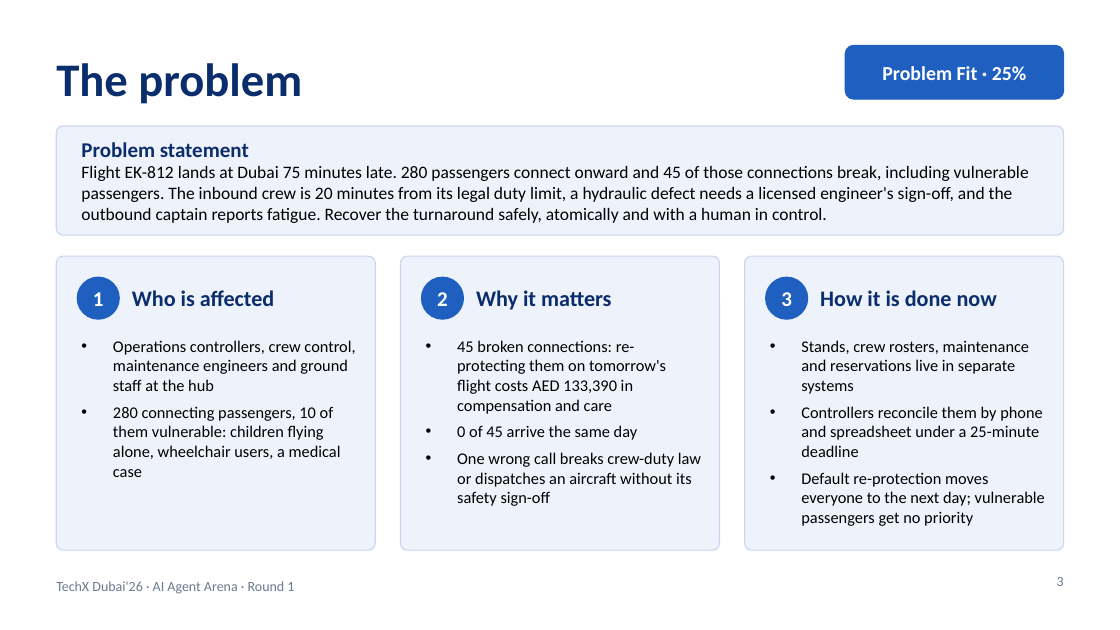
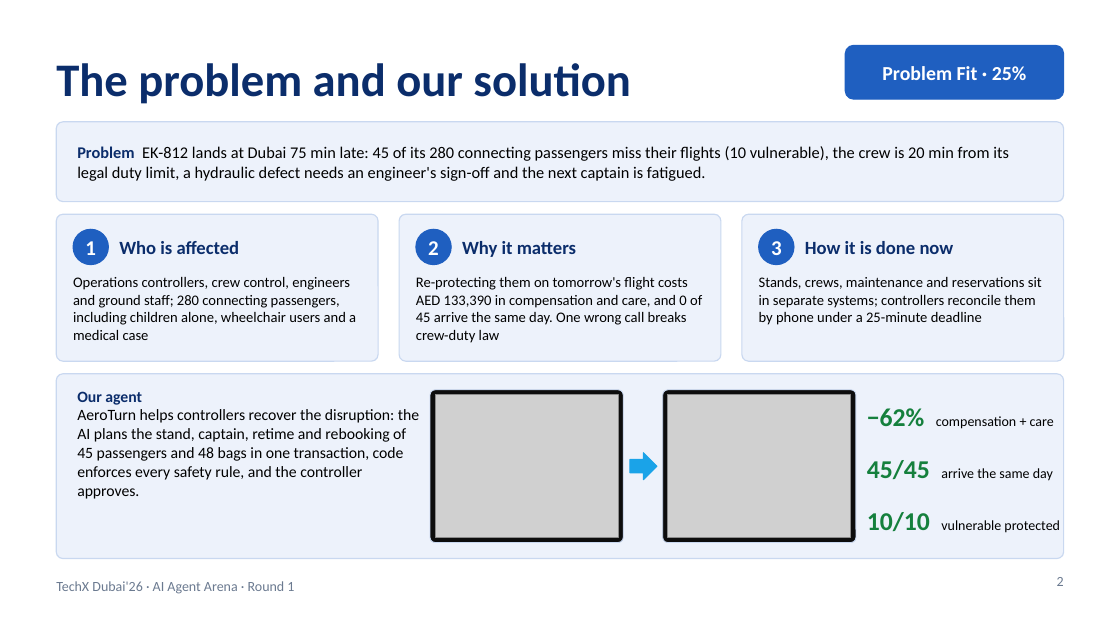
Before and after one commit to RithikhC/EagleX, a slide deck: slide 2 of docs/EagleX_Round1_Submission.pptx (slide 3 before the commit). Drawn at 1120x630 pixels with LibreOffice and Linux fonts; fonts in the diff are those of the drawing; grey boxes stand for pictures. Boxes give left, top, right and bottom in pixels: in the first picture for what was removed or moved away, otherwise in the second. Text is boxed around its words. In the diff, an @@ line names an element or a change of style, - is before the commit and + after.

```diff
--- a/docs/EagleX_Round1_Submission.pptx
+++ b/docs/EagleX_Round1_Submission.pptx
@@ title at (x1=56, y1=63, x2=630, y2=104): text changed @@
-The problem
+The problem and our solution
@@ rounded rectangle resized from (x1=56, y1=126, x2=1064, y2=235) to (x1=56, y1=122, x2=1064, y2=202) @@
@@ text at (x1=77, y1=146, x2=1009, y2=181): text changed; size 15 to 14 pt @@
-Problem statement
-Flight EK-812 lands at Dubai 75 minutes late. 280 passengers connect onward and 45 of those connections break, including vulnerable passengers. The inbound crew is 20 minutes from its legal duty limit, a hydraulic defect needs a licensed engineer's sign-off, and the outbound captain reports fatigue. Recover the turnaround safely, atomically and with a human in control.
+Problem EK-812 lands at Dubai 75 min late: 45 of its 280 connecting passengers miss their flights (10 vulnerable), the crew is 20 min from its legal duty limit, a hydraulic defect needs an engineer's sign-off and the next captain is fatigued.
@@ text "Problem EK-812 lands at Dubai ..." at (x1=77, y1=146, x2=1009, y2=181): vertical alignment top to middle @@
@@ rounded rectangle resized from (x1=56, y1=256, x2=376, y2=550) to (x1=56, y1=214, x2=378, y2=361) @@
@@ text "1" moved from (x1=93, y1=292, x2=104, y2=306) to (x1=85, y1=241, x2=96, y2=255) @@
@@ ellipse resized from (x1=77, y1=277, x2=119, y2=319) to (x1=73, y1=229, x2=108, y2=265) @@
@@ text "Who is affected" moved from (x1=132, y1=290, x2=274, y2=306) to (x1=119, y1=241, x2=240, y2=254) @@
@@ rounded rectangle resized from (x1=401, y1=256, x2=720, y2=550) to (x1=399, y1=214, x2=721, y2=361) @@
@@ text "2" moved from (x1=437, y1=292, x2=448, y2=306) to (x1=428, y1=241, x2=439, y2=255) @@
@@ ellipse resized from (x1=422, y1=277, x2=464, y2=319) to (x1=416, y1=229, x2=451, y2=265) @@
@@ text "Why it matters" moved from (x1=476, y1=290, x2=611, y2=310) to (x1=462, y1=241, x2=576, y2=257) @@
@@ proportions changed in 4 elements at (x1=56, y1=122, x2=1064, y2=202), (x1=56, y1=214, x2=378, y2=361), (x1=399, y1=214, x2=721, y2=361), (x1=742, y1=214, x2=1064, y2=361) @@
@@ rounded rectangle resized from (x1=745, y1=256, x2=1065, y2=550) to (x1=742, y1=214, x2=1064, y2=361) @@
@@ text "3" moved from (x1=781, y1=292, x2=792, y2=306) to (x1=771, y1=241, x2=782, y2=255) @@
@@ ellipse resized from (x1=766, y1=277, x2=808, y2=319) to (x1=759, y1=229, x2=794, y2=265) @@
@@ size 19 to 16 pt in 3 elements at (x1=119, y1=241, x2=240, y2=254), (x1=462, y1=241, x2=576, y2=257), (x1=805, y1=241, x2=954, y2=254) @@
@@ text "How it is done now" moved from (x1=820, y1=290, x2=997, y2=306) to (x1=805, y1=241, x2=954, y2=254) @@
@@ text at (x1=73, y1=277, x2=356, y2=340): text changed; size 14 to 12.5 pt @@
-• Operations controllers, crew control, maintenance engineers and ground staff at the hub
-• 280 connecting passengers, 10 of them vulnerable: children flying alone, wheelchair users, a medical case
+Operations controllers, crew control, engineers and ground staff; 280 connecting passengers, including children alone, wheelchair users and a medical case
@@ text at (x1=416, y1=277, x2=702, y2=343): text changed; size 14 to 12.5 pt @@
-• 45 broken connections: re-protecting them on tomorrow's flight costs AED 133,390 in compensation and care
-• 0 of 45 arrive the same day
-• One wrong call breaks crew-duty law or dispatches an aircraft without its safety sign-off
+Re-protecting them on tomorrow's flight costs AED 133,390 in compensation and care, and 0 of 45 arrive the same day. One wrong call breaks crew-duty law
@@ text at (x1=759, y1=277, x2=1042, y2=325): text changed; size 14 to 12.5 pt @@
-• Stands, crew rosters, maintenance and reservations live in separate systems
-• Controllers reconcile them by phone and spreadsheet under a 25-minute deadline
-• Default re-protection moves everyone to the next day; vulnerable passengers get no priority
+Stands, crews, maintenance and reservations sit in separate systems; controllers reconcile them by phone under a 25-minute deadline
@@ rounded rectangle added at (x1=56, y1=374, x2=1064, y2=559), fill #EDF2FB, outline #C9D8F0 1 pt @@
@@ text added at (x1=77, y1=391, x2=419, y2=499), 13.5 pt, text #000000 @@
+Our agent
+AeroTurn helps controllers recover the disruption: the AI plans the stand, captain, retime and rebooking of 45 passengers and 48 bags in one transaction, code enforces every safety rule, and the controller approves.
@@ rounded rectangle added at (x1=430, y1=390, x2=623, y2=543), fill #0D0D0D, outline #C9D8F0 0.75 pt @@
@@ picture added at (x1=435, y1=395, x2=618, y2=538) @@
@@ rounded rectangle added at (x1=663, y1=390, x2=856, y2=543), fill #0D0D0D, outline #C9D8F0 0.75 pt @@
@@ picture added at (x1=668, y1=395, x2=851, y2=538) @@
@@ text added at (x1=867, y1=408, x2=1054, y2=429), 12 pt, text #000000 @@
+−62% compensation + care
@@ right arrow added at (x1=630, y1=453, x2=657, y2=480), fill #1AA3E8, outline #1AA3E8 1 pt @@
@@ text added at (x1=867, y1=460, x2=1053, y2=481), 12 pt, text #000000 @@
+45/45 arrive the same day
@@ text added at (x1=867, y1=512, x2=1060, y2=533), 12 pt, text #000000 @@
+10/10 vulnerable protected
```
Also in this commit, not shown: 2 other slides changed, 1 slide added, 8 slides removed, 10 other files.
